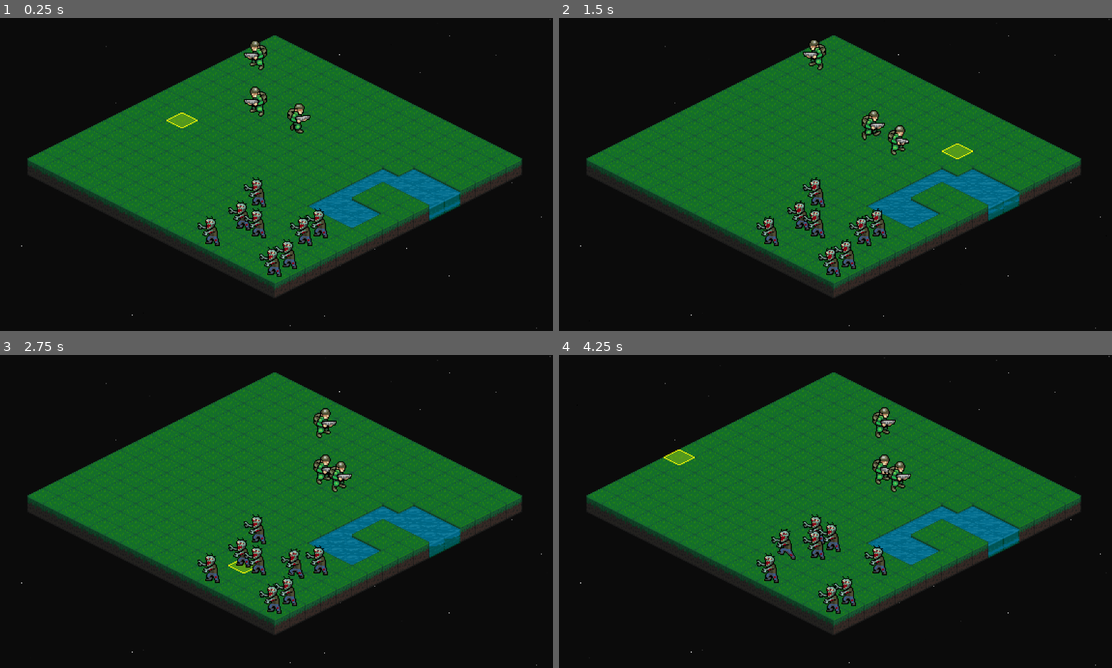
Above: before the commit, frames 1-4 (two rows, left to right).
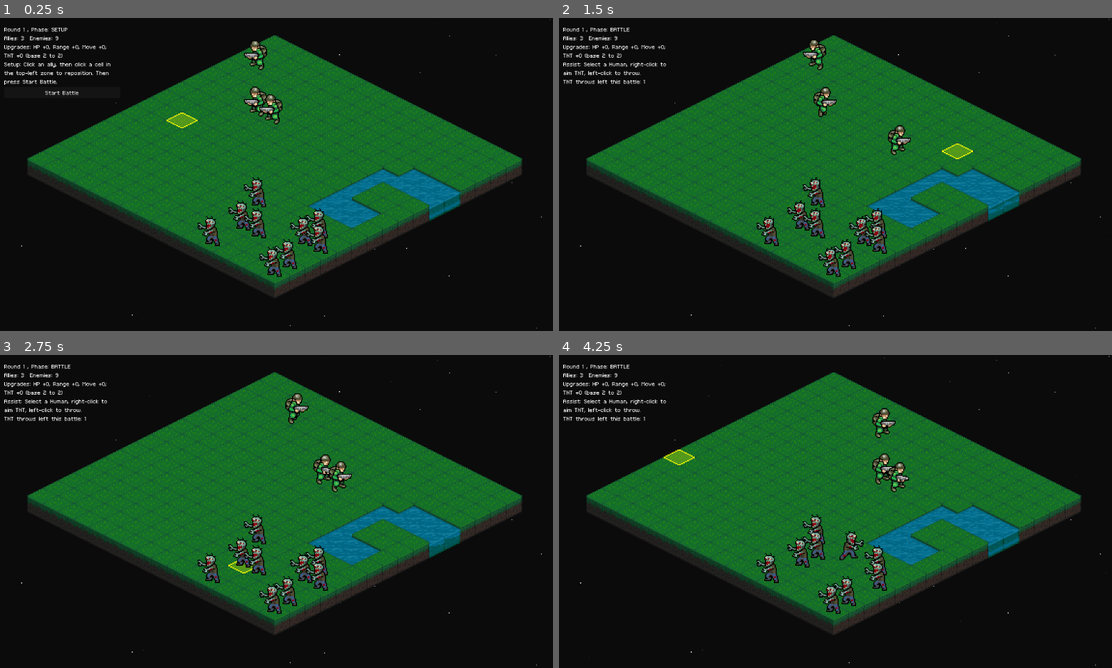
Above: after the commit, the same moments.

Repository: Tekknobot/MEKIII
Game: Godot game, scene res://scenes/Game.tscn
The game is run twice, just before and just after one commit, with the same random seed, the same clock (stepped at 60 frames per second) and the same inputs.
Inputs (mouse positions are in pixels of both pictures, inside the frame that each line leads up to):
- Up to frame 1 (0.25 s): no input
- Up to frame 2 (1.5 s): click (619, 93) at 0.5 s, where only the run after the commit has a clickable "Start Battle"; move the mouse to (957, 158) at 1.27 s; click (957, 158) at 1.42 s
- Up to frame 3 (2.75 s): drag from (165, 527) to (248, 574) at 2.02 s
- Up to frame 4 (4.25 s): move the mouse to (890, 442) at 2.77 s; click (890, 442) at 2.92 s; drag from (807, 574) to (664, 464) at 3.52 s

The runs differ from the first frame. In frame 1, 1.4% of the frame differs, in the area x 0-60%, y 3-76%; in frame 2, 1.4%; in frame 3, 1.7%; in frame 4, 2.2%, in the area x 0-64%, y 3-76%.

Commit message:
Auto battler.

Diff:
--- a/scenes/Game.tscn
+++ b/scenes/Game.tscn
@@ -138,7 +138,6 @@
 script = ExtResource("1_400sg")
 water_blobs = 2
 mech_count = 0
-zombie_count = 8
 human_scene = ExtResource("2_s0nni")
 mech_scene = ExtResource("3_aug50")
 zombie_scene = ExtResource("4_kyk2p")
@@ -191,4 +190,5 @@
 [node name="TurnManager" type="Node2D" parent="."]
 script = ExtResource("19_45i86")
 map = NodePath("..")
+start_on_ready = false
 human_tnt_throw_range = 5
--- a/scripts/game.gd
+++ b/scripts/game.gd
@@ -1,4 +1,10 @@
 extends Node2D
+
+# ----------------------------------
+# Game flow (adds player engagement)
+# ----------------------------------
+enum GameState { SETUP, BATTLE, REWARD }
+var state: GameState = GameState.SETUP
 
 # IMPORTANT:
 # - map_width/map_height are in GRID CELLS (your 16x16 logical map)
@@ -109,6 +115,23 @@
 var TM: TurnManager = null
 var is_player_mode := false
 
+# --- Player engagement (works even in AUTO_BATTLE) ---
+@export var allow_player_assist_in_auto := true
+@export_range(0, 9, 1) var assist_tnt_charges_per_battle := 1
+
+# Persistent run progression (simple "one more round" loop)
+var round_index := 1
+var bonus_max_hp := 0
+var bonus_attack_range := 0
+var bonus_move_range := 0
+var bonus_tnt_damage := 0
+
+# Per-battle assist charges
+var assist_tnt_charges_left := 0
+
+# Cached placement zone (computed from ally_spawn_size)
+var ally_rect_cache: Rect2i
+
 @export var tnt_curve_points := 24          # more = smoother line
 @export var tnt_curve_line_width := 3.0
 @export var tnt_curve_show_time := 0.60     # seconds (usually == flight time)
@@ -120,6 +143,21 @@
 var tnt_aim_human: Human = null
 var tnt_aim_cell: Vector2i = Vector2i(-1, -1)
 
+# --- Minimal UI (created in code so you don't have to wire a scene) ---
+var ui_layer: CanvasLayer
+var ui_root: Control
+var ui_status_label: Label
+var ui_start_button: Button
+var ui_reward_panel: PanelContainer
+var ui_reward_label: Label
+var ui_reward_buttons: Array[Button] = []
+
+# Put this near the top of game.gd (or wherever _build_ui lives)
+@export var ui_font_path: String = "res://fonts/magofonts/mago1.ttf"
+@export var ui_font_size: int = 18
+@export var ui_title_font_size: int = 20
+
+var ui_font: FontFile
 
 func _rect_top_left(size: Vector2i) -> Rect2i:
 	return Rect2i(Vector2i(0, 0), size)
@@ -161,6 +199,65 @@
 	for i in range(zombie_count):
 		_spawn_one(zombie_scene, enemy_rect)
 
+	# Ensure UI + setup zone cache stays correct
+	ally_rect_cache = _rect_top_left(ally_spawn_size)
+	_refresh_ui_status()
+
+
+# -----------------------
+# SETUP: reposition allies before starting the battle
+# -----------------------
+func _setup_place_selected(cell: Vector2i) -> bool:
+	if selected_unit == null or not is_instance_valid(selected_unit):
+		return false
+	if selected_unit.team != Unit.Team.ALLY:
+		return false
+	if not grid.in_bounds(cell):
+		return false
+	if not ally_rect_cache.has_point(cell):
+		return false
+	if grid.terrain[cell.x][cell.y] == T_WATER:
+		return false
+
+	var u := selected_unit
+	var new_origin := cell
+	if _is_big_unit(u):
+		new_origin = snap_origin_for_unit(cell, u)
+
+	# All footprint cells must be inside the ally zone, on land, and unoccupied (except by itself)
+	var old_origin := get_unit_origin(u)
+	# Temporarily clear own occupancy
+	for c in u.footprint_cells(old_origin):
+		if grid.is_occupied(c) and grid.get_occupied(c) == u:
+			grid.set_occupied(c, null)
+
+	var ok := true
+	for c in u.footprint_cells(new_origin):
+		if not grid.in_bounds(c) or not ally_rect_cache.has_point(c):
+			ok = false
+			break
+		if grid.terrain[c.x][c.y] == T_WATER:
+			ok = false
+			break
+		if grid.is_occupied(c):
+			ok = false
+			break
+
+	# Restore / apply occupancy
+	if not ok:
+		for c in u.footprint_cells(old_origin):
+			grid.set_occupied(c, u)
+		return false
+
+	for c in u.footprint_cells(new_origin):
+		grid.set_occupied(c, u)
+	unit_origin[u] = new_origin
+	u.grid_pos = new_origin
+	u.global_position = cell_to_world_for_unit(new_origin, u)
+	u.update_layering()
+	_refresh_ui_status()
+	return true
+
 # -----------------------
 # Spawn one (UPDATED signature)
 # -----------------------
@@ -174,6 +271,13 @@
 			return
 
 		var origin := _rand_cell_in_rect(region)
+
+		# Apply persistent run upgrades BEFORE checking footprint/occupancy
+		if unit.team == Unit.Team.ALLY:
+			unit.max_hp += bonus_max_hp
+			unit.hp = unit.max_hp
+			unit.attack_range += bonus_attack_range
+			unit.move_range += bonus_move_range
 
 		# big units must align
 		if _is_big_unit(unit):
@@ -246,14 +350,22 @@
 	generate_map()
 	terrain.update_internals()
 	spawn_units()
+	ally_rect_cache = _rect_top_left(ally_spawn_size)
+
+	_build_ui()
 
 	if turn_manager != NodePath():
 		TM = get_node(turn_manager) as TurnManager
+		if TM != null:
+			TM.battle_started.connect(_on_battle_started)
+			TM.battle_ended.connect(_on_battle_ended)
+
+	# Start in SETUP so the player can reposition allies, then press Start.
+	_enter_setup()
 
 func _process(_delta: float) -> void:
-	# ✅ No hover/aim previews during auto-battle
-	if not is_player_mode:
-		# If some TNT aim state was left on, force it off
+	# Only update hover/aim previews when we allow player input.
+	if not _can_handle_player_input():
 		if tnt_aiming:
 			tnt_aiming = false
 			tnt_aim_human = null
@@ -269,6 +381,187 @@
 		rng.randomize()
 	else:
 		rng.seed = map_seed
+
+func _get_tnt_damage() -> int:
+	return int(tnt_damage + bonus_tnt_damage)
+
+func _is_assist_mode() -> bool:
+	# Assist mode = AUTO_BATTLE but player can aim/throw TNT a limited number of times.
+	return allow_player_assist_in_auto and state == GameState.BATTLE and not is_player_mode
+
+func _can_handle_player_input() -> bool:
+	if state == GameState.SETUP:
+		return true
+	if state == GameState.BATTLE:
+		return is_player_mode or _is_assist_mode()
+	return false
+
+
+func _build_ui() -> void:
+	# --- load font once ---
+	if ui_font == null:
+		if ResourceLoader.exists(ui_font_path):
+			ui_font = load(ui_font_path) as FontFile
+		else:
+			push_warning("UI font not found at: %s (using default)" % ui_font_path)
+
+	ui_layer = CanvasLayer.new()
+	ui_layer.name = "UI"
+	add_child(ui_layer)
+
+	ui_root = Control.new()
+	ui_root.name = "Root"
+	ui_root.anchor_right = 1.0
+	ui_root.anchor_bottom = 1.0
+	ui_root.offset_left = 16
+	ui_root.offset_top = 16
+	ui_root.offset_right = -16
+	ui_root.offset_bottom = -16
+	ui_layer.add_child(ui_root)
+
+	var v := VBoxContainer.new()
+	v.custom_minimum_size = Vector2(240, 0)
+
+	v.size_flags_horizontal = Control.SIZE_EXPAND_FILL
+	v.size_flags_vertical = Control.SIZE_EXPAND_FILL
+	ui_root.add_child(v)
+
+	ui_status_label = Label.new()
+	ui_status_label.autowrap_mode = TextServer.AUTOWRAP_WORD_SMART
+	if ui_font:
+		ui_status_label.add_theme_font_override("font", ui_font)
+		ui_status_label.add_theme_font_size_override("font_size", ui_font_size)
+	v.add_child(ui_status_label)
+
+	ui_start_button = Button.new()
+	ui_start_button.text = "Start Battle"
+	ui_start_button.pressed.connect(_on_start_pressed)
+	if ui_font:
+		ui_start_button.add_theme_font_override("font", ui_font)
+		ui_start_button.add_theme_font_size_override("font_size", ui_font_size)
+	v.add_child(ui_start_button)
+
+	ui_reward_panel = PanelContainer.new()
+	ui_reward_panel.visible = false
+	v.add_child(ui_reward_panel)
+
+	var rv := VBoxContainer.new()
+	ui_reward_panel.add_child(rv)
+
+	ui_reward_label = Label.new()
+	ui_reward_label.text = "Choose an upgrade"
+	if ui_font:
+		ui_reward_label.add_theme_font_override("font", ui_font)
+		ui_reward_label.add_theme_font_size_override("font_size", ui_title_font_size)
+	rv.add_child(ui_reward_label)
+
+	ui_reward_buttons.clear()
+	var b1 := Button.new(); b1.text = "+1 Max HP"; b1.pressed.connect(func(): _pick_reward(0))
+	var b2 := Button.new(); b2.text = "+1 Attack Range"; b2.pressed.connect(func(): _pick_reward(1))
+	var b3 := Button.new(); b3.text = "+1 TNT Damage"; b3.pressed.connect(func(): _pick_reward(2))
+	ui_reward_buttons = [b1, b2, b3]
+
+	for b in ui_reward_buttons:
+		if ui_font:
+			b.add_theme_font_override("font", ui_font)
+			b.add_theme_font_size_override("font_size", ui_font_size)
+		rv.add_child(b)
+
+	_refresh_ui_status()
+
+func _refresh_ui_status() -> void:
+	if ui_status_label == null:
+		return
+
+	var phase := "SETUP"
+	if state == GameState.BATTLE:
+		phase = "BATTLE"
+	elif state == GameState.REWARD:
+		phase = "REWARD"
+
+	var lines: Array[String] = []
+	lines.append("Round %d , Phase: %s" % [round_index, phase])
+	lines.append("Allies: %d  Enemies: %d" % [get_units(Unit.Team.ALLY).size(), get_units(Unit.Team.ENEMY).size()])
+
+	# Avoid special characters and arrow glyphs; keep it plain ASCII.
+	# Also avoid calling _get_tnt_damage() if it doesn't exist for some reason.
+	var cur_tnt := tnt_damage
+	if has_method("_get_tnt_damage"):
+		cur_tnt = _get_tnt_damage()
+
+	lines.append(
+		"Upgrades: HP +%d, Range +%d, Move +%d, TNT +%d (base %d to %d)" %
+		[bonus_max_hp, bonus_attack_range, bonus_move_range, bonus_tnt_damage, tnt_damage, cur_tnt]
+	)
+
+	if state == GameState.SETUP:
+		lines.append("Setup: Click an ally, then click a cell in the top-left zone to reposition. Then press Start Battle.")
+	elif state == GameState.BATTLE and has_method("_is_assist_mode") and _is_assist_mode():
+		lines.append("Assist: Select a Human, right-click to aim TNT, left-click to throw.")
+		lines.append("TNT throws left this battle: %d" % assist_tnt_charges_left)
+	elif state == GameState.BATTLE and is_player_mode:
+		lines.append("Player mode: Move and attack as normal. Human TNT: right-click to aim, left-click to throw.")
+
+	ui_status_label.text = "\n".join(lines)
+
+
+func _enter_setup() -> void:
+	state = GameState.SETUP
+	set_player_mode(false)
+	assist_tnt_charges_left = 0
+	ui_start_button.visible = true
+	ui_reward_panel.visible = false
+	select_unit(null)
+	_refresh_ui_status()
+
+
+func _on_start_pressed() -> void:
+	_start_battle()
+
+
+func _start_battle() -> void:
+	state = GameState.BATTLE
+	ui_start_button.visible = false
+	ui_reward_panel.visible = false
+	assist_tnt_charges_left = assist_tnt_charges_per_battle
+	select_unit(null)
+	set_player_mode(false) # we stay in AUTO_BATTLE, but assist mode can still allow TNT
+	_refresh_ui_status()
+	if TM != null:
+		TM.start_battle()
+
+
+func _on_battle_started() -> void:
+	# Reset per-battle resources
+	assist_tnt_charges_left = assist_tnt_charges_per_battle
+	_refresh_ui_status()
+
+
+func _on_battle_ended(winner_team: int) -> void:
+	state = GameState.REWARD
+	ui_reward_panel.visible = true
+	ui_start_button.visible = false
+	select_unit(null)
+	if winner_team == Unit.Team.ALLY:
+		ui_reward_label.text = "Win! Choose an upgrade for next round"
+	else:
+		ui_reward_label.text = "Defeat. Choose an upgrade and try again"
+	_refresh_ui_status()
+
+
+func _pick_reward(choice: int) -> void:
+	match choice:
+		0: bonus_max_hp += 1
+		1: bonus_attack_range += 1
+		2: bonus_tnt_damage += 1
+
+	# Simple difficulty ramp
+	round_index += 1
+	zombie_count += 2
+
+	# Respawn a new skirmish using the same map rules
+	spawn_units()
+	_enter_setup()
 
 
 # -----------------------
@@ -673,8 +966,13 @@
 
 	if selected_unit != null:
 		draw_unit_hover(selected_unit)
-		draw_move_range_for_unit(selected_unit)
-		draw_attack_range_for_unit(selected_unit)
+		# In assist mode we only need selection for TNT aiming; keep overlays clean.
+		if not _is_assist_mode():
+			draw_move_range_for_unit(selected_unit)
+			draw_attack_range_for_unit(selected_unit)
+		else:
+			clear_move_range()
+			clear_attack_range()
 	else:
 		clear_selection_highlight()
 		clear_move_range()
@@ -714,12 +1012,39 @@
 			attack_range_small.set_cell(LAYER_ATTACK, target_origin, ATTACK_TILE_SMALL_SOURCE_ID, ATTACK_ATLAS, 0)
 
 func _unhandled_input(event: InputEvent) -> void:
-	# ✅ Ignore all player overlay/input logic during auto-battle
-	if not is_player_mode:
-		return
-
+	if not _can_handle_player_input():
+		return
 	if is_moving_unit or is_attacking_unit:
 		return
+
+	# -------------------------
+	# SETUP PHASE: reposition allies in the top-left zone, then press Start
+	# -------------------------
+	if state == GameState.SETUP:
+		if event is InputEventMouseButton and event.button_index == MOUSE_BUTTON_LEFT and event.pressed:
+			_update_hovered_cell()
+			_update_hovered_unit()
+
+			# If an ally is selected and we clicked a valid placement cell, teleport it there.
+			if selected_unit != null and selected_unit.team == Unit.Team.ALLY:
+				if _setup_place_selected(hovered_cell):
+					return
+
+			# Otherwise select the hovered unit (ally only feels nicer in setup)
+			if hovered_unit != null and hovered_unit.team == Unit.Team.ALLY:
+				select_unit(hovered_unit)
+			else:
+				select_unit(null)
+			return
+
+		if event is InputEventMouseButton and event.button_index == MOUSE_BUTTON_RIGHT and event.pressed:
+			select_unit(null)
+			return
+
+		return
+
+	var full_player_control := (state == GameState.BATTLE and is_player_mode)
+	var allow_tnt_input := (state == GameState.BATTLE and (full_player_control or _is_assist_mode()))
 
 	# -------------------------
 	# LEFT CLICK
@@ -737,6 +1062,9 @@
 
 				var target_u := unit_at_cell(fire_cell) # can be null, that’s fine
 				await perform_human_tnt_throw(h, fire_cell, target_u)
+				if _is_assist_mode():
+					assist_tnt_charges_left = max(0, assist_tnt_charges_left - 1)
+					_refresh_ui_status()
 				return
 			else:
 				# clicked off-grid: just cancel aim
@@ -745,19 +1073,21 @@
 				_hide_tnt_curve()
 				return
 
-		# --- normal left-click behavior (your existing) ---
+		# --- normal left-click behavior ---
 		_update_hovered_cell()
 		_update_hovered_unit()
 
-		# 1) If we have a selected unit and clicked another unit -> try attack first
-		if selected_unit != null and hovered_unit != null and hovered_unit != selected_unit:
-			if await try_attack_selected(hovered_unit):
-				return
-
-		# 2) If we have a selected unit and clicked ground -> try move
-		if selected_unit != null:
-			if await try_move_selected_to(hovered_cell):
-				return
+		# In assist mode, you can select units to aim TNT but you can't move/attack normally.
+		if full_player_control:
+			# 1) If we have a selected unit and clicked another unit -> try attack first
+			if selected_unit != null and hovered_unit != null and hovered_unit != selected_unit:
+				if await try_attack_selected(hovered_unit):
+					return
+
+			# 2) If we have a selected unit and clicked ground -> try move
+			if selected_unit != null:
+				if await try_move_selected_to(hovered_cell):
+					return
 
 		# 3) Otherwise select what we're hovering
 		select_unit(hovered_unit)
@@ -768,7 +1098,10 @@
 	# -------------------------
 	if event is InputEventMouseButton and event.button_index == MOUSE_BUTTON_RIGHT and event.pressed:
 		# ✅ Right click toggles TNT "aim mode" when a Human is selected
-		if selected_unit != null and selected_unit is Human:
+		if allow_tnt_input and selected_unit != null and selected_unit is Human:
+			# Assist mode: limited charges
+			if _is_assist_mode() and assist_tnt_charges_left <= 0:
+				return
 			if not tnt_aiming:
 				tnt_aiming = true
 				tnt_aim_human = selected_unit as Human
@@ -1438,7 +1771,7 @@
 		if d <= tnt_splash_radius:
 			if u == human:
 				continue
-			await u.take_damage(tnt_damage)
+			await u.take_damage(_get_tnt_damage())
 
 	is_attacking_unit = false
 
--- a/scripts/turnmanager.gd
+++ b/scripts/turnmanager.gd
@@ -1,5 +1,8 @@
 extends Node
 class_name TurnManager
+
+signal battle_started
+signal battle_ended(winner_team: int)
 
 @export var map: NodePath              # drag Map node
 @export var start_on_ready := true
@@ -25,6 +28,7 @@
 		start_battle()
 
 func start_battle() -> void:
+	emit_signal("battle_started")
 	match mode:
 		Mode.AUTO_BATTLE:
 			_battle_loop_auto()
@@ -104,9 +108,11 @@
 
 	if allies.is_empty():
 		print("ZOMBIES WIN")
+		emit_signal("battle_ended", Unit.Team.ENEMY)
 		return true
 	if enemies.is_empty():
 		print("ALLIES WIN")
+		emit_signal("battle_ended", Unit.Team.ALLY)
 		return true
 	return false
 
Binary file added: fonts/magofonts/mago1.ttf
Not shown, added: fonts/magofonts/mago1.ttf.import
Binary file added: fonts/magofonts/mago2.ttf
Not shown, added: fonts/magofonts/mago2.ttf.import
Binary file added: fonts/magofonts/mago3.ttf
Not shown, added: fonts/magofonts/mago3.ttf.import
